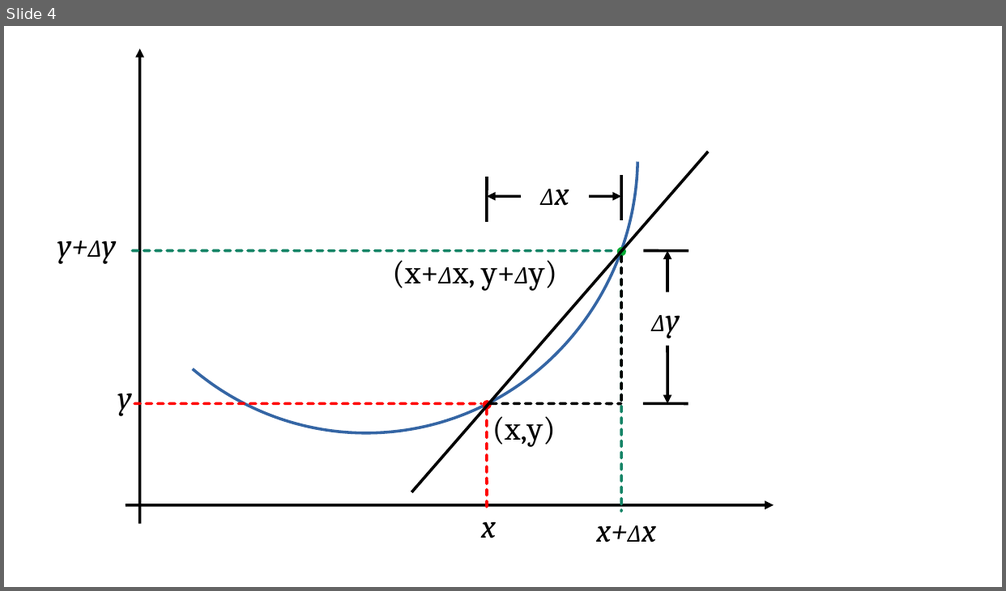
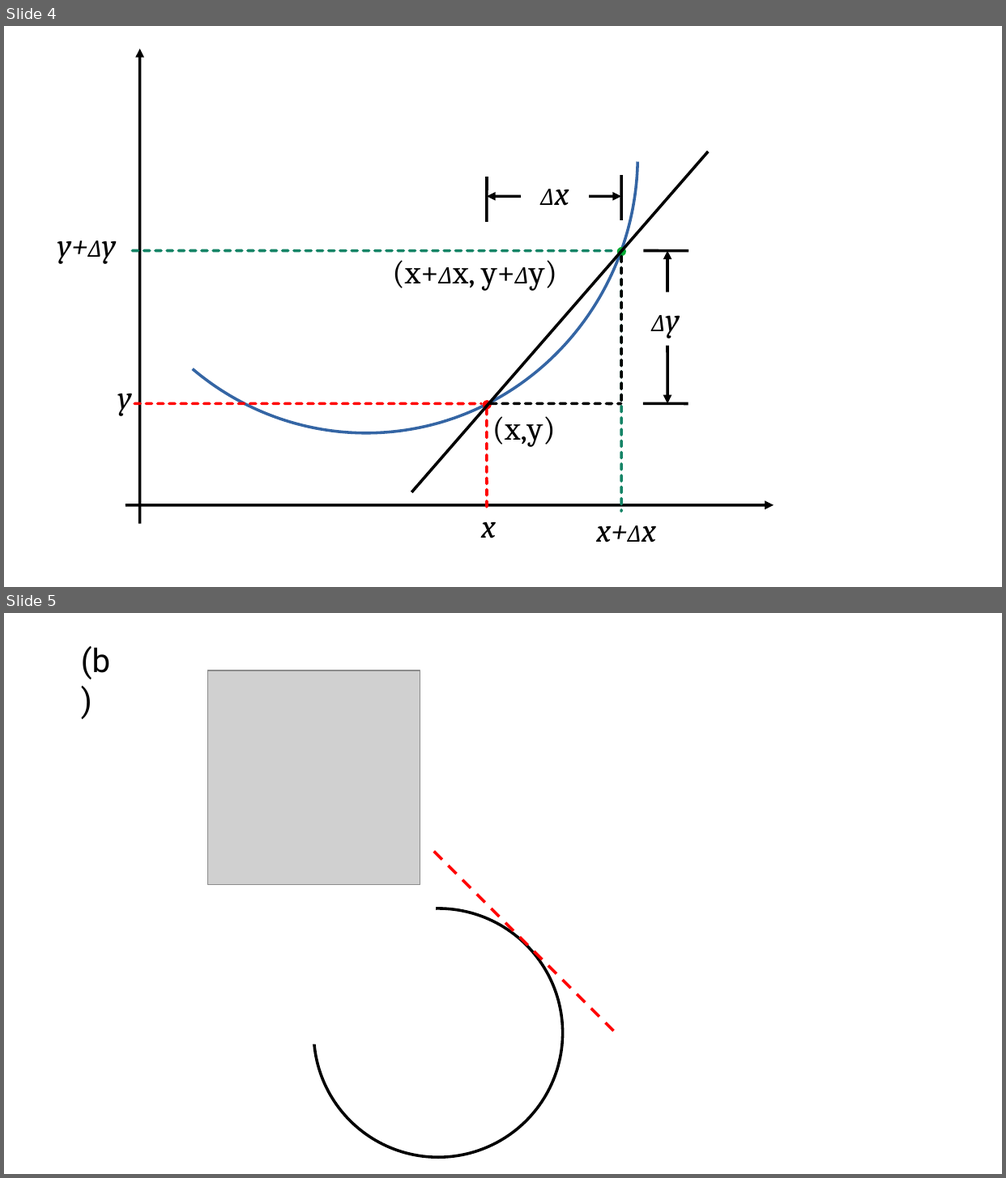
Before and after one commit to aamirai2025/fall26, a slide deck: 10_derivatives/images/raw.odp. Shown one above the other, each under a label of ours: slide 4 before the commit, slides 4 and 5 after it. The pictures are 1006x591 and 1006x1178 pixels, drawn with LibreOffice and Linux fonts; fonts in the diff are those of the drawing; grey boxes stand for pictures. Boxes give left, top, right and bottom in pixels: in the first picture for what was removed or moved away, otherwise in the second. Text is boxed around its words. In the diff, an @@ line names an element or a change of style, - is before the commit and + after.

```diff
--- a/10_derivatives/images/raw.odp
+++ b/10_derivatives/images/raw.odp
@@ slide 5 added at [4, 613, 1002, 1174], background #FFFFFF @@
@@ text added at [81, 646, 110, 679], 26 pt, text #000000 @@
+(b)
@@ picture added at [208, 671, 420, 884] @@
@@ rectangle added at [291, 853, 436, 1044], fill #FFFFFF @@
@@ line added from (434, 851) to (616, 1033), #FF0000 2.3 pt dashed @@
@@ ellipse added at [313, 909, 563, 1158], outline #000000 2.3 pt @@
```
Also in this commit, not shown: 1 other slide added, 14 other files.
